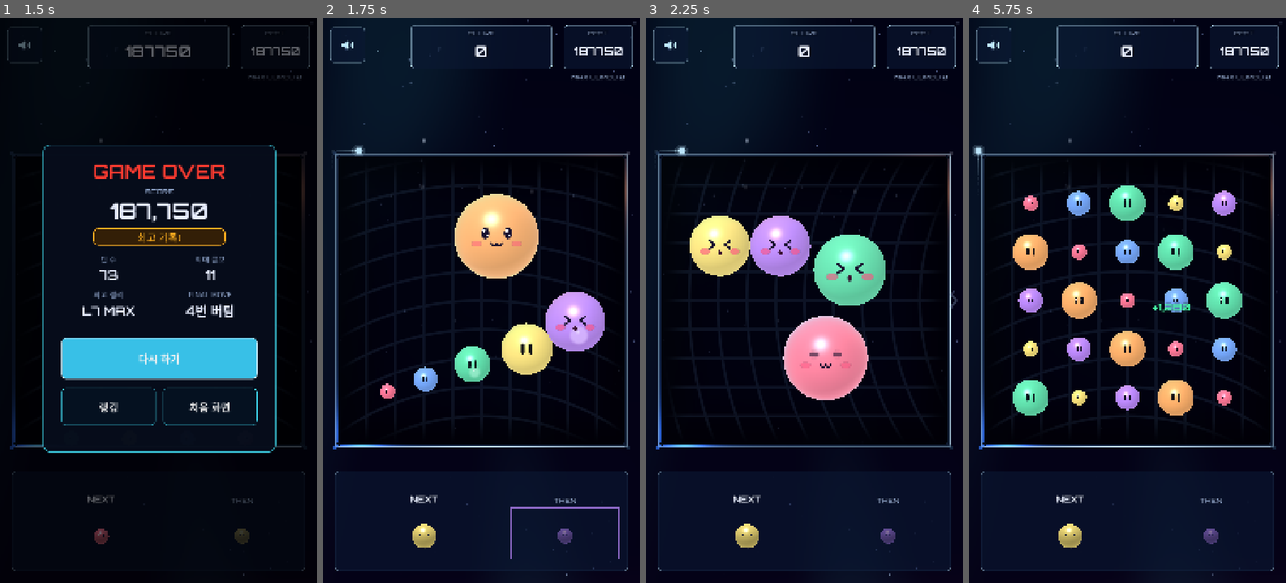
Above: before the commit, frames 1-4 (left to right).
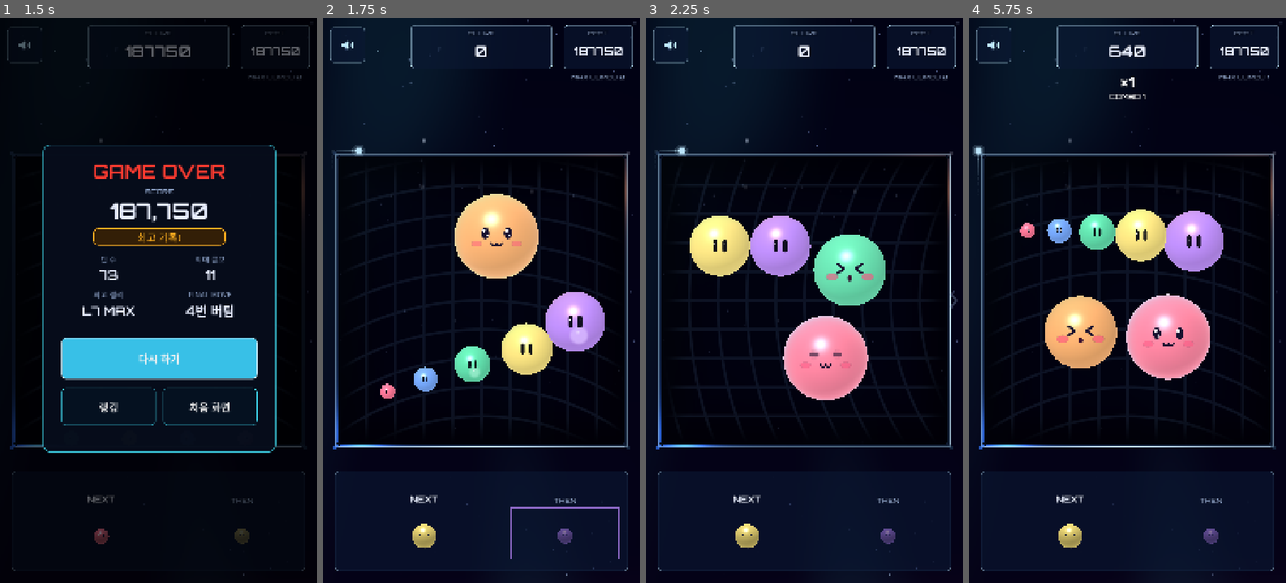
Above: after the commit, the same moments.

Repository: jeongmo-dot/gravity_orb
Game: Godot game, scene res://tests/spike/CaptureScreens.tscn
The game is run twice, just before and just after one commit, with the same random seed, the same clock (stepped at 60 frames per second) and the same inputs. This scene is started directly instead of the project's main scene.
Inputs (mouse positions are in pixels of both pictures, inside the frame that each line leads up to):
- Up to frame 1 (1.5 s): move the mouse to (228, 272) at 0.52 s; hold Right (gravity_right) 0.53-1.25 s; click (228, 272) at 0.67 s; drag from (95, 328) to (142, 413) at 1.27 s
- Up to frame 2 (1.75 s): no input
- Up to frame 3 (2.25 s): move the mouse to (836, 176) at 2.02 s; hold Right (gravity_right) from 2.03 s (still down)
- Up to frame 4 (5.75 s): release Right (gravity_right) at 2.75 s; drag from (1111, 413) to (1032, 215) at 2.77 s; move the mouse to (1222, 385) at 3.52 s; hold Left (gravity_left) 3.53-4.25 s; drag from (1032, 215) to (1079, 159) at 4.27 s; move the mouse to (1143, 300) at 5.02 s; hold Down (gravity_down) from 5.03 s (still down); click (1143, 300) at 5.17 s

Frame 1 is identical in both runs. In frame 2, 0.1% of the frame differs, in the area x 73-86%, y 52-56%; in frame 3, 0.3%; in frame 4, 15%, in the area x 13-96%, y 4-71%.

Commit message:
[#120] JELLY 대폭발 임계값을 L6로 조정 (#124)
* [#120] JELLY 대폭발을 L7로 제한

* [#120] PR 링크 기록

* [#120 추가 요구 1] JELLY 대폭발을 L6로 조정

Diff:
--- a/config/GameConfig.gd
+++ b/config/GameConfig.gd
@@ -109,7 +109,7 @@
 @export var chain_reaction_delay: float = 0.2
 @export var blast_enabled: bool = true
 @export var blast_min_level: int = 4
-@export var jelly_blast_min_level: int = 5
+@export var jelly_blast_min_level: int = 6
 @export var blast_push_radius_by_level: PackedFloat32Array = PackedFloat32Array(
 	[0.0, 0.0, 0.0, 0.3, 0.55, 1.0, 1.0]
 )
--- a/config/default_config.tres
+++ b/config/default_config.tres
@@ -76,7 +76,7 @@
 chain_reaction_delay = 0.2
 blast_enabled = true
 blast_min_level = 4
-jelly_blast_min_level = 5
+jelly_blast_min_level = 6
 blast_push_radius_by_level = PackedFloat32Array(0, 0, 0, 0.3, 0.55, 1, 1)
 blast_speed = 900.0
 blast_far_factor = 0.4
--- a/tests/spike/capture_screens.gd
+++ b/tests/spike/capture_screens.gd
@@ -13,8 +13,8 @@
 	"03_jelly_result.png",
 	"04_jelly_gameplay.png",
 	"05_jelly_final_move.png",
-	"06_jelly_blast_down.png",
-	"07_jelly_blast_right.png",
+	"06_jelly_l5_no_blast_l6_face.png",
+	"07_jelly_l6_blast.png",
 	"08_jelly_full_down.png",
 	"09_jelly_full_right.png",
 	"10_jelly_eat_00.png",
@@ -173,6 +173,7 @@
 	var manager: TurnManager = main.get_node("TurnManager") as TurnManager
 	manager.set_physics_process(false)
 	var board: Board3D = main.get_node("Board") as Board3D
+	var resolver: CollisionResolver = main.get_node("CollisionResolver") as CollisionResolver
 	var hud: Hud = main.get_node("UI/Hud") as Hud
 	board.clear()
 	board.set_gravity(Vector2i.DOWN)
@@ -196,12 +197,26 @@
 	await _capture_recovered_hud_scenes(main, manager, board, hud)
 
 	board.clear()
-	_spawn_featured(board)
-	await _capture("06_jelly_blast_down.png")
-	board.clear()
-	board.set_gravity(Vector2i.RIGHT)
-	_spawn_featured(board)
-	await _capture("07_jelly_blast_right.png")
+	_spawn_l5_no_blast_and_l6_faces(board)
+	await _capture("06_jelly_l5_no_blast_l6_face.png")
+	board.clear()
+	var first_blast: Orb3D = board.spawn_orb(
+		OrbTypes.OrbColor.RED,
+		6,
+		Vector2(-120.0, 0.0)
+	)
+	var second_blast: Orb3D = board.spawn_orb(
+		OrbTypes.OrbColor.BLUE,
+		6,
+		Vector2(120.0, 0.0)
+	)
+	first_blast.disable_physics()
+	second_blast.disable_physics()
+	resolver.report_contact(first_blast, second_blast, "capture_l6_blast")
+	if resolver.flush() != 1:
+		_fail("different-color L6 pair did not produce one capture reaction")
+	await get_tree().create_timer(0.06).timeout
+	await _capture("07_jelly_l6_blast.png")
 
 	board.clear()
 	board.set_gravity(Vector2i.DOWN)
@@ -276,8 +291,8 @@
 	board.clear()
 	director.clear_effects()
 	_spawn_specs(board, [
-		{"color": OrbTypes.OrbColor.RED, "level": 6, "mass": 32.0, "position": Vector2(-85.0, 0.0)},
-		{"color": OrbTypes.OrbColor.BLUE, "level": 6, "mass": 32.0, "position": Vector2(85.0, 0.0)},
+		{"color": OrbTypes.OrbColor.RED, "level": 6, "mass": 32.0, "position": Vector2(-120.0, 0.0)},
+		{"color": OrbTypes.OrbColor.BLUE, "level": 6, "mass": 32.0, "position": Vector2(120.0, 0.0)},
 	])
 	director.play_reaction_visuals({
 		"type": ReactionRules.Type.BLAST,
@@ -323,6 +338,11 @@
 	director.clear_effects()
 	board.clear()
 	board.set_gravity(Vector2i.DOWN)
+	# The blast-face art is intentionally unreachable with the J7 default because
+	# L7 keeps the MAX face. Preserve its isolated visual regression fixture by
+	# lowering only this fixture's threshold, then restore the product default.
+	var default_blast_min_level: int = Config.data.jelly_blast_min_level
+	Config.data.jelly_blast_min_level = 5
 	var cheek_specs: Array[Dictionary] = [
 		{
 			"color": OrbTypes.OrbColor.YELLOW,
@@ -381,6 +401,7 @@
 			camera.unproject_position(orb._mesh.global_position),
 			76
 		)
+	Config.data.jelly_blast_min_level = default_blast_min_level
 
 	board.clear()
 	var belly_half: Orb3D = board.spawn_orb(OrbTypes.OrbColor.GREEN, 3, Vector2(-100.0, 0.0))
@@ -1444,6 +1465,15 @@
 		orb.disable_physics()
 
 
+func _spawn_l5_no_blast_and_l6_faces(board: Board3D) -> void:
+	_spawn_specs(board, [
+		{"color": OrbTypes.OrbColor.RED, "level": 5, "mass": 16.0, "position": Vector2(-260.0, -150.0)},
+		{"color": OrbTypes.OrbColor.BLUE, "level": 5, "mass": 16.0, "position": Vector2(-60.0, -150.0)},
+		{"color": OrbTypes.OrbColor.GREEN, "level": 6, "mass": 32.0, "position": Vector2(-180.0, 150.0)},
+		{"color": OrbTypes.OrbColor.YELLOW, "level": 6, "mass": 32.0, "position": Vector2(180.0, 150.0)},
+	])
+
+
 func _spawn_full(board: Board3D) -> void:
 	_spawn_specs(board, [
 		{"color": 2, "level": 3, "mass": 4.0, "position": Vector2(-300.0, -190.0)},
--- a/tests/spike/run_jolt_3d_measurement.gd
+++ b/tests/spike/run_jolt_3d_measurement.gd
@@ -58,6 +58,7 @@
 var _seed_seen_colors: Dictionary = {}
 var _seed_merge_count: int = 0
 var _seed_absorption_count: int = 0
+var _seed_level_seven_creation_count: int = 0
 var _seed_spawn_count: int = 0
 var _seed_jelly_outline_visible_frames: int = 0
 var _seed_jelly_unarmed_outline_visible_frames: int = 0
@@ -257,6 +258,7 @@
 	_seed_seen_colors.clear()
 	_seed_merge_count = 0
 	_seed_absorption_count = 0
+	_seed_level_seven_creation_count = 0
 	_seed_spawn_count = 0
 	_seed_jelly_outline_visible_frames = 0
 	_seed_jelly_unarmed_outline_visible_frames = 0
@@ -456,6 +458,7 @@
 		"max_clear_count": _seed_max_clear_count,
 		"merge_count": _seed_merge_count,
 		"one_level_absorption_count": _seed_absorption_count,
+		"level_seven_creation_count": _seed_level_seven_creation_count,
 		"one_level_absorption_fraction": (
 			float(_seed_absorption_count) / float(_seed_merge_count)
 			if _seed_merge_count > 0
@@ -893,6 +896,8 @@
 	if reaction_type == ReactionRules.Type.MERGE:
 		_turn_merge_count += 1
 		_seed_merge_count += 1
+		if int(reaction.get("result_level", 0)) == Config.data.orb_max_level:
+			_seed_level_seven_creation_count += 1
 		if bool(reaction.get("jelly_absorption", false)):
 			_seed_absorption_count += 1
 	if reaction_type == ReactionRules.Type.BLAST:
--- a/tests/test_config.gd
+++ b/tests/test_config.gd
@@ -293,7 +293,7 @@
 	var config: GameConfig = CONFIG_RESOURCE.duplicate(true) as GameConfig
 	assert_true(config.blast_enabled, "blast enabled")
 	assert_eq(config.blast_min_level, 4, "shared blast minimum level")
-	assert_eq(config.jelly_blast_min_level, 5, "JELLY blast starts at L5 by default")
+	assert_eq(config.jelly_blast_min_level, 6, "JELLY blast starts at L6 by default")
 	assert_eq(
 		config.blast_push_radius_by_level,
 		PackedFloat32Array([0.0, 0.0, 0.0, 0.3, 0.55, 1.0, 1.0]),
--- a/tests/test_jelly_regression.gd
+++ b/tests/test_jelly_regression.gd
@@ -1,7 +1,7 @@
 extends TestCase
 
 const MAIN_SCENE: PackedScene = preload("res://scenes/Main3D.tscn")
-const EXPECTED_REGRESSION_HASH: String = "935908ce0fed6a141611ad2621d13bbc4a7d75252a43568301c0261be9c9a3cc"
+const EXPECTED_REGRESSION_HASH: String = "5e00b1f74b76a4e33b443e9fa0a95b85d3717504f9bb55b8736a84e443cff8ea"
 
 
 func test_jelly_full_rule_path_has_stable_render_independent_hash() -> void:
@@ -97,9 +97,9 @@
 	events["absorption_level_up"] = int(events["absorption_level_up"]) + 1
 
 	result = await _apply_pair(
-		board, resolver, OrbTypes.OrbColor.RED, 5, 16.0, OrbTypes.OrbColor.BLUE, 5, 16.0
-	)
-	assert_eq(int(result["type"]), int(ReactionRules.Type.BLAST), "different L5 colors blast")
+		board, resolver, OrbTypes.OrbColor.RED, 6, 32.0, OrbTypes.OrbColor.BLUE, 6, 32.0
+	)
+	assert_eq(int(result["type"]), int(ReactionRules.Type.BLAST), "different L6 colors blast")
 	events["blast"] = int(events["blast"]) + 1
 
 	result = await _apply_pair(
--- a/tests/test_jelly_visuals.gd
+++ b/tests/test_jelly_visuals.gd
@@ -114,40 +114,46 @@
 	Config.data.game_mode = original_mode
 
 
-func test_jelly_blast_ready_face_matches_mockup_c_without_outline() -> void:
+func test_jelly_default_l6_faces_match_mockup_c_without_outline() -> void:
 	var original_mode: GameConfig.GameMode = Config.data.game_mode
 	var original_jelly_minimum: int = Config.data.jelly_blast_min_level
 	Config.data.game_mode = GameConfig.GameMode.JELLY
-	Config.data.jelly_blast_min_level = 5
+	Config.data.jelly_blast_min_level = 6
 	var board: Board3D = await _create_board()
 	var level_four: Orb3D = board.spawn_orb(0, 4, Vector2(-270.0, 0.0))
 	var level_five: Orb3D = board.spawn_orb(3, 5, Vector2(-90.0, 0.0))
 	var level_six: Orb3D = board.spawn_orb(4, 6, Vector2(110.0, 0.0))
 	var level_seven: Orb3D = board.spawn_orb(1, 7, Vector2(310.0, 0.0))
 	var regular_material: ShaderMaterial = level_four._face.material_override as ShaderMaterial
-	var blast_material: ShaderMaterial = level_five._face.material_override as ShaderMaterial
+	var level_five_material: ShaderMaterial = level_five._face.material_override as ShaderMaterial
 	var level_six_material: ShaderMaterial = level_six._face.material_override as ShaderMaterial
 	var max_material: ShaderMaterial = level_seven._face.material_override as ShaderMaterial
 
 	assert_true(not bool(regular_material.get_shader_parameter("is_blast_ready")), "L4 keeps normal face")
-	assert_true(bool(blast_material.get_shader_parameter("is_blast_ready")), "L5 uses blast-ready face")
-	assert_true(bool(level_six_material.get_shader_parameter("is_blast_ready")), "L6 uses blast-ready face")
+	assert_true(not bool(level_five_material.get_shader_parameter("is_blast_ready")), "J6 leaves L5 face normal")
+	assert_true(bool(level_six_material.get_shader_parameter("is_blast_ready")), "J6 gives L6 the blast-ready face")
 	assert_true(not bool(max_material.get_shader_parameter("is_blast_ready")), "L7 keeps MAX face")
 	assert_true(bool(max_material.get_shader_parameter("is_max")), "L7 remains MAX")
-	assert_near(
-		level_four._face.scale.x / (level_four.get_current_radius() / Orb3D.PIXELS_PER_METER),
-		0.62,
-		0.001,
-		"L4 normal face scale stays unchanged"
-	)
-	for orb: Orb3D in [level_five, level_six, level_seven]:
+	assert_true(not level_five.is_blast_armed(), "J6 leaves L5 unarmed")
+	assert_true(level_six.is_blast_armed(), "J6 arms L6")
+	assert_true(level_seven.is_blast_armed(), "J6 arms L7")
+	for orb: Orb3D in [level_four, level_five]:
+		assert_near(
+			orb._face.scale.x / (orb.get_current_radius() / Orb3D.PIXELS_PER_METER),
+			0.62,
+			0.001,
+			"L%d keeps regular face scale" % orb.level
+		)
+	for orb: Orb3D in [level_six, level_seven]:
 		assert_near(
 			orb._face.scale.x / (orb.get_current_radius() / Orb3D.PIXELS_PER_METER),
 			1.0,
 			0.001,
-			"L%d face uses full body-radius plate" % orb.level
+			"L%d special face uses full body-radius plate" % orb.level
 		)
-
+	for orb: Orb3D in [level_four, level_five, level_six, level_seven]:
+		assert_eq(_forbidden_geometry_count(orb), 0, "JELLY L%d has no outline geometry" % orb.level)
+	var blast_material: ShaderMaterial = level_six_material
 	assert_eq(blast_material.get_shader_parameter("blast_eye_outer_top"), Vector2(0.32, -0.16), "blast eye outer top")
 	assert_eq(blast_material.get_shader_parameter("blast_eye_inner"), Vector2(0.16, -0.04), "blast eye inner corner")
 	assert_eq(blast_material.get_shader_parameter("blast_eye_outer_bottom"), Vector2(0.32, 0.08), "blast eye outer bottom")
@@ -164,9 +170,6 @@
 		),
 		"blast and MAX blush keep the source pink and use alpha only"
 	)
-	for orb: Orb3D in [level_four, level_five, level_six, level_seven]:
-		assert_eq(_forbidden_geometry_count(orb), 0, "JELLY L%d has no outline geometry" % orb.level)
-
 	await _cleanup(board)
 	Config.data.jelly_blast_min_level = original_jelly_minimum
 	Config.data.game_mode = original_mode
--- a/tests/test_jolt_3d.gd
+++ b/tests/test_jolt_3d.gd
@@ -236,22 +236,35 @@
 	Config.data.game_mode = original_mode
 
 
-func test_jelly_blast_face_follows_threshold_without_outline_geometry() -> void:
+func test_jelly_default_l6_blast_readiness_follows_mass_without_outline_geometry() -> void:
 	var original_mode: GameConfig.GameMode = Config.data.game_mode
 	var original_jelly_minimum: int = Config.data.jelly_blast_min_level
 	Config.data.game_mode = GameConfig.GameMode.JELLY
-	Config.data.jelly_blast_min_level = 5
+	Config.data.jelly_blast_min_level = 6
 	var board: Board3D = await _create_board()
-	var level_four: Orb3D = board.spawn_orb(0, 4, Vector2(-180.0, 0.0))
-	var level_five: Orb3D = board.spawn_orb(1, 5, Vector2(180.0, 0.0))
-	assert_true(not level_four.is_blast_armed(), "J5 leaves L4 unarmed")
-	assert_true(level_five.is_blast_armed(), "J5 arms L5")
-	level_four.set_jelly_mass(16.0, Config.data)
-	assert_eq(level_four.level, 5, "mass update reaches displayed L5")
-	assert_true(level_four.is_blast_armed(), "mass-updated displayed L5 arms BLAST")
+	var level_five: Orb3D = board.spawn_orb(0, 5, Vector2(-180.0, 0.0))
+	var level_six: Orb3D = board.spawn_orb(1, 6, Vector2(0.0, 0.0))
+	var level_seven: Orb3D = board.spawn_orb(2, 7, Vector2(180.0, 0.0))
+	assert_true(not level_five.is_blast_armed(), "J6 leaves L5 unarmed")
+	assert_true(level_six.is_blast_armed(), "J6 arms L6")
+	assert_true(level_seven.is_blast_armed(), "J6 arms L7")
+	level_five.set_jelly_mass(32.0, Config.data)
+	assert_eq(level_five.level, 6, "mass update reaches displayed L6")
+	assert_true(level_five.is_blast_armed(), "mass-updated displayed L6 arms BLAST")
 	assert_true(
-		bool((level_four._face.material_override as ShaderMaterial).get_shader_parameter("is_blast_ready")),
-		"mass-updated L5 switches to the blast-ready face"
+		bool((level_five._face.material_override as ShaderMaterial).get_shader_parameter("is_blast_ready")),
+		"mass-updated L6 switches to the blast-ready face"
+	)
+	level_five.set_jelly_mass(64.0, Config.data)
+	assert_eq(level_five.level, 7, "mass update reaches displayed L7")
+	assert_true(level_five.is_blast_armed(), "mass-updated displayed L7 arms BLAST")
+	assert_true(
+		bool((level_five._face.material_override as ShaderMaterial).get_shader_parameter("is_max")),
+		"mass-updated L7 keeps the MAX face"
+	)
+	assert_true(
+		not bool((level_five._face.material_override as ShaderMaterial).get_shader_parameter("is_blast_ready")),
+		"mass-updated L7 does not replace MAX with blast-ready face"
 	)
 	_cleanup(board)
 	Config.data.jelly_blast_min_level = original_jelly_minimum
--- a/tests/test_rules.gd
+++ b/tests/test_rules.gd
@@ -266,13 +266,19 @@
 	assert_near(float(capped["result_mass"]), 64.0, 0.001, "JELLY mass caps at 64")
 
 
-func test_jelly_blast_default_threshold_and_absorption_precedence() -> void:
+func test_jelly_blast_default_l6_threshold_and_absorption_precedence() -> void:
 	var cfg: GameConfig = GameConfig.new()
 	cfg.game_mode = GameConfig.GameMode.JELLY
 	cfg.blast_enabled = true
 	cfg.opposite_pairs = [Vector2i(0, 1)]
-	var default_result: Dictionary = ReactionRules.classify(0, 6, 1, 6, cfg, 32.0, 32.0)
-	assert_eq(default_result["type"], ReactionRules.Type.BLAST, "default J5 blasts L6")
+	var level_five_default: Dictionary = ReactionRules.classify(0, 5, 1, 5, cfg, 16.0, 16.0)
+	var level_six_default: Dictionary = ReactionRules.classify(0, 6, 1, 6, cfg, 32.0, 32.0)
+	var level_seven_default: Dictionary = ReactionRules.classify(0, 7, 1, 7, cfg, 64.0, 64.0)
+	var level_seven_jackpot: Dictionary = ReactionRules.classify(0, 7, 0, 7, cfg, 64.0, 64.0)
+	assert_eq(level_five_default["type"], ReactionRules.Type.NONE, "default J6 leaves different-color L5")
+	assert_eq(level_six_default["type"], ReactionRules.Type.BLAST, "default J6 blasts different-color L6")
+	assert_eq(level_seven_default["type"], ReactionRules.Type.BLAST, "default J6 blasts different-color L7")
+	assert_eq(level_seven_jackpot["type"], ReactionRules.Type.MAX_CLEAR, "same-color L7 keeps jackpot precedence")
 	cfg.jelly_blast_min_level = 0
 	var disabled_result: Dictionary = ReactionRules.classify(0, 6, 1, 6, cfg, 32.0, 32.0)
 	assert_eq(disabled_result["type"], ReactionRules.Type.NONE, "explicit J0 disables BLAST")
Not shown, changed: docs/jeongmo_codex_to_claude.md
Not shown, changed: tests/capture_screens.ps1
Not shown, changed: tests/run_jelly_physics_autoplay.ps1
Not shown, changed: tests/tools/run_jelly_blast_measurement.ps1
